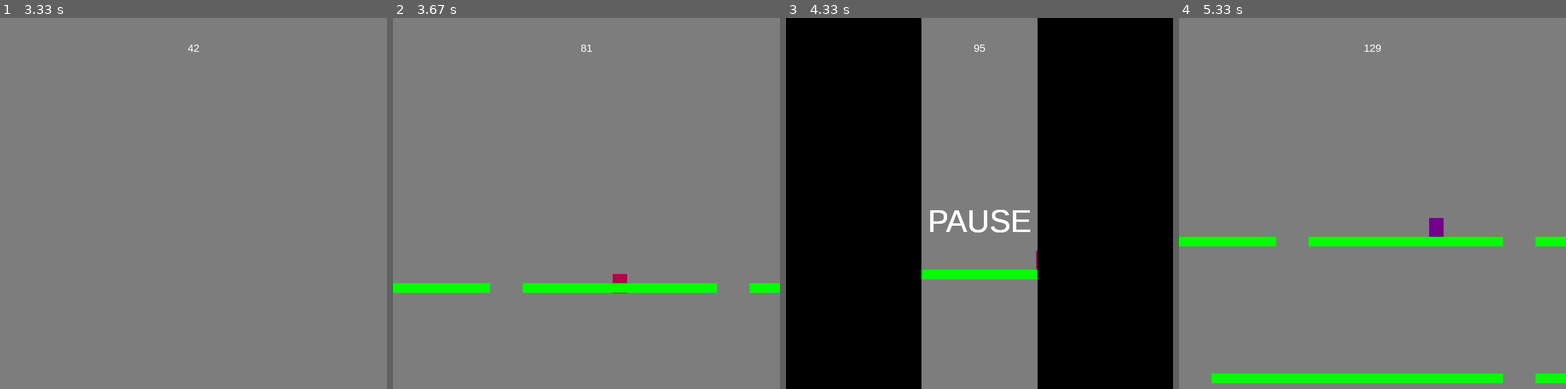
Above: before the commit, frames 1-4 (left to right).
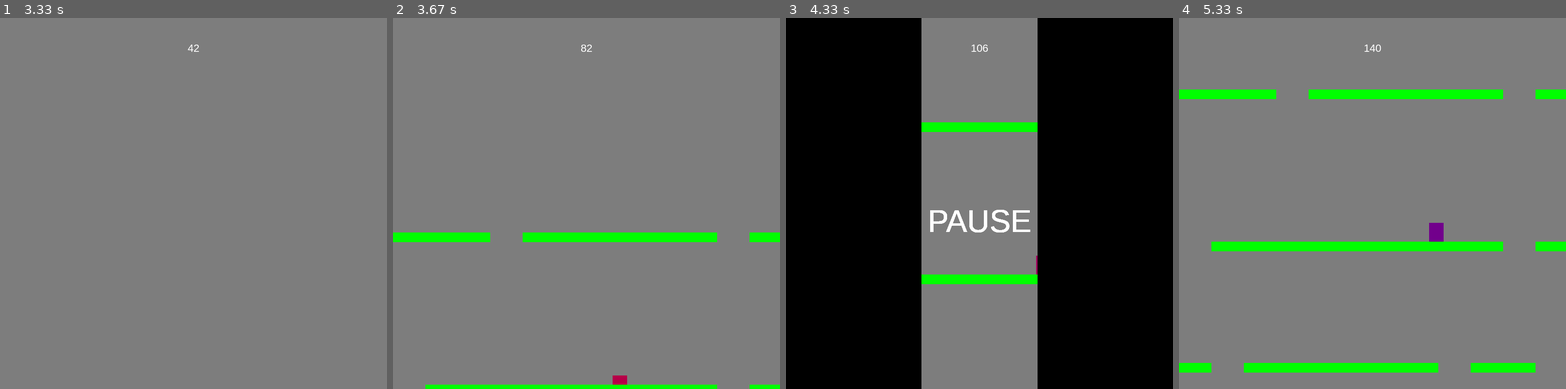
Above: after the commit, the same moments.

Repository: BulSU-BSCpE2B-Group2/DROP
Game: pygame game, started from main.py
Same seed, same stepped clock (60 frames per second), same inputs: the game is played once before the commit and once after it.
Inputs:
- Up to frame 1 (3.33 s): tap Enter at 0.83, 3 s; tap Space at 2.67 s
- Up to frame 2 (3.67 s): hold Right from 3.33 s (still down)
- Up to frame 3 (4.33 s): release Right at 3.8 s; hold Left from 3.83 s (still down); tap Space at 3.9, 4.2 s
- Up to frame 4 (5.33 s): release Left at 4.37 s; tap Enter at 4.4, 5.17 s; hold Left 4.73-5.13 s; tap Space at 4.8, 5.1 s; tap E at 4.88 s

Frame 1 is identical in both runs. In frame 2, 5.5% of the frame differs, in the area x 0-100%, y 7-100%; in frame 3, 1.6%; in frame 4, 8.8%, in the area x 0-100%, y 7-99%.

Commit message:
Fixed speed regularly returning back to 2 after 6 seconds due to event timer not being reset back to 0 upon executing once a slowplatform down power_up is collided with the player sprite

Diff:
--- /dev/null
+++ b/highscore.txt
@@ -0,0 +1 @@
+5372
--- a/main.py
+++ b/main.py
@@ -7,6 +7,7 @@
 from game_over_screen import *
 from pause_screen import *
 
+RESET_SPEED_EVENT = pg.USEREVENT + 1
 
 class Game:
     def __init__(self):
@@ -43,18 +44,18 @@
     def update(self):
         # game loop update
         # initialize variables needed for the function
-        self.multiplier += 0.0001
+        self.multiplier += 0.0008
         self.score += 1
         self.height_platform = 2
-        speed = 2 * self.multiplier
+        self.speed = 2 * self.multiplier
         # if speed is more than 4, speed multiplier goes back to 0
-        if speed > 4:
+        if self.speed > 4:
             self.multiplier = 1
         # gaps spawn function
         self.gaps = random.randint(1, 6)
         self.generate = random.randint(0, 4)
         self.currentInterval += 1
-        if self.currentInterval * self.multiplier > self.newPlatformInterval:
+        if (self.currentInterval + self.speed) > self.newPlatformInterval:
             if not self.height_platform > 6:
                 self.height_platform += 1
             sequence, rect = add_platform(self.gaps, self.height_platform)
@@ -79,19 +80,19 @@
                     power_up_rect.width += 134
 
         # update number of platforms, update the player position
-        self.slowplatformpowerup.update()
         self.player.update()
         self.platforms.update()
+        self.slowplatformpowerup.update()
 
         # if power up leaves the screen, kill it.
         for slowdown_platform in self.slowplatformpowerup:
-            slowdown_platform.rect.y -= speed
+            slowdown_platform.rect.y -= self.speed
             if slowdown_platform.rect.top <= -20:
                 slowdown_platform.kill()
 
         # if platform leaves the screen, kill it.
         for platform in self.platforms:
-            platform.rect.y -= speed
+            platform.rect.y -= self.speed
             if platform.rect.top <= -20:
                 platform.kill()
 
@@ -99,12 +100,13 @@
         slow_down_hit = pg.sprite.spritecollide(self.player, self.slowplatformpowerup, True)
         if slow_down_hit:
             self.multiplier = 0.5
+            pg.time.set_timer(RESET_SPEED_EVENT, 6000)
 
         # check if player hits a platform - only if falling!
         if self.player.vel.y > 0:
             hits = pg.sprite.spritecollide(self.player, self.platforms, False)
             if hits:
-                self.player.pos.y = hits[0].rect.top - speed
+                self.player.pos.y = hits[0].rect.top - self.speed
                 self.player.vel.y = 0
 
         # if player reaches 1/4 from the bottom of the screen, camera should follow the player position
@@ -120,12 +122,20 @@
         if self.player.rect.top < 0:
             self.running = False
 
+        # for debugging purposes, do not remove yet.
+        """print("Speed is: {}".format(self.speed))
+        print("Speed multiplier is: {}".format(self.multiplier))
+        print("Current interval is: {}".format(self.currentInterval))"""
+
     def events(self):
         # Game loop - EVENTS
         for event in pg.event.get():
             # check for closing window
             if event.type == pg.QUIT:
                 self.running = False
+            if event.type == RESET_SPEED_EVENT:
+                self.multiplier = 1
+                pg.time.set_timer(RESET_SPEED_EVENT, 0)
             if event.type == pg.KEYDOWN:
                 # if escape it should go to the game over screen
                 if event.key == pg.K_ESCAPE:
--- a/settings.py
+++ b/settings.py
@@ -44,7 +44,7 @@
 
 # game resolution and fps
 running = True
-title = "Pygame Platformer Test"
+title = "DROP!"
 WIDTH = 800
 height = 768
 fps = 60
